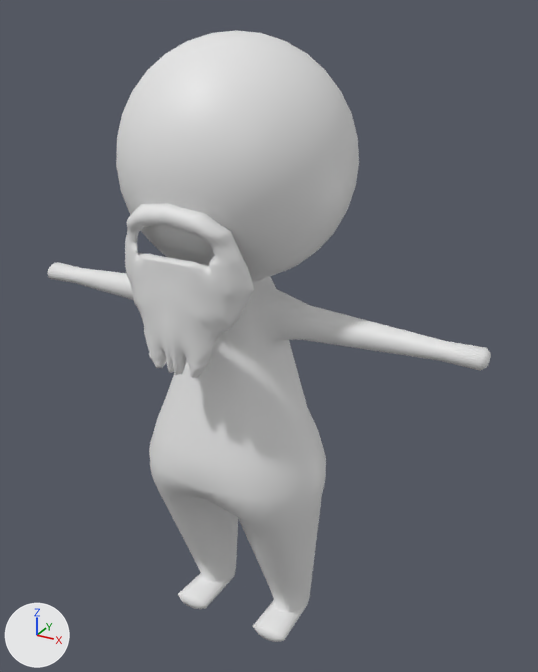
What one commit did to the Blender file Assets/models/npc/npc0.blend.
Both versions are drawn from a camera (50 mm lens) standing at (3.25, -5.26, 4.0) and looking at (0.19, 0.3, 1.22). The axes (+X, +Y, +Z) are drawn at lower left. The lights are the same throughout.
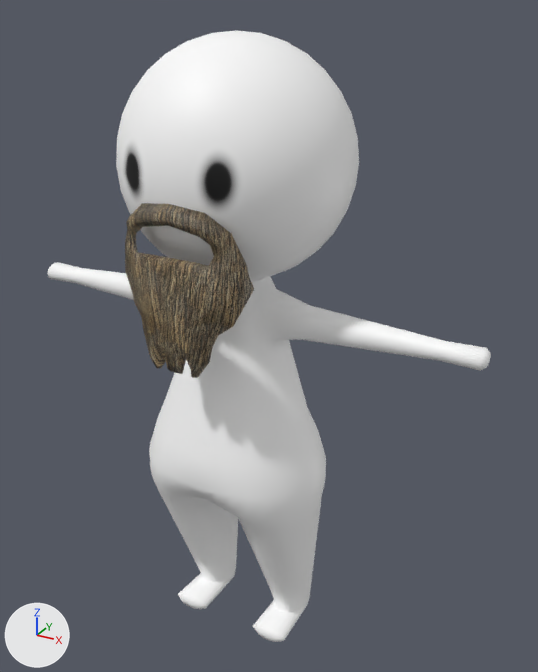
The edits, one by one:
Picture 'Black_Eyes_Tex' (img_black_eyes_tex) is new.
Picture 'thatch_roof_diffuse.jpg' (img_thatch_roof_diffuse_jpg) is new.
Material 'Black_Eyes_Tex' (mat_black_eyes_tex) is new.
Its texture is img_black_eyes_tex.
Material 'thatch_roof_diffuse.jpg' (mat_thatch_roof_diffuse_jpg) is new.
Its texture is img_thatch_roof_diffuse_jpg.
me_cube is used by ob_cube; location (0.0, 0.0, 0.0).
me_cube had 1839 vertices, 3246 faces and spanned x -0.6..0.6, y -0.978..-0.655, z 1.292..2.69.
me_cube now has 274 vertices, 392 faces and spans x -0.601..0.601, y -0.978..-0.655, z 1.296..2.69.
me_cube part 1: a new loose piece of 137 vertices spanning x -0.601..0.601, y -0.978..-0.655, z 1.296..2.69, in mat_thatch_roof_diffuse_jpg (picture img_thatch_roof_diffuse_jpg).
me_cube part 2: 1810 vertices removed from x -0.6..0.6, y -0.978..-0.669, z 1.292..2.69; 108 vertices added at x -0.601..0.601, y -0.978..-0.67, z 1.296..2.69.
me_cube now uses material mat_thatch_roof_diffuse_jpg (picture img_thatch_roof_diffuse_jpg).
me_cylinder has 1388 vertices, 1428 faces and spans x -2.24..2.24, y -0.88..1.12, z -1.92..3.84.
me_cylinder now uses material mat_black_eyes_tex (picture img_black_eyes_tex).

Boxes (x1, y1, x2, y2) around the edits, measured in the pictures (538 x 672 px):
'Cylinder', recoloured (grey to white)
    both: (47, 30, 491, 642)
part 1 of me_cube, added (brown)
    after: (125, 203, 254, 378)
part 2 of me_cube, cut back
    before: (125, 203, 254, 378)
    after: (125, 203, 253, 378)
